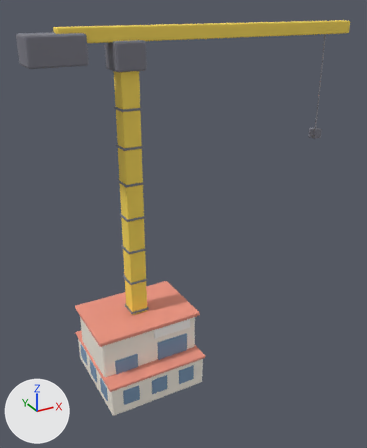
The glTF model public/models/site-kit.glb as it was, and as the next commit left it.
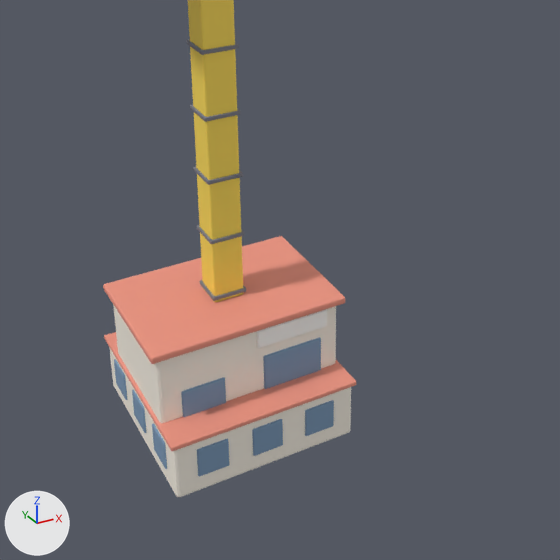
Old and new are each drawn whole from a 50 mm lens placed at (-5.11, -12.26, 10.93), pointed at (1.71, 0.15, 4.73) and again close up on the part from 6% to 85% of the width and 36% to 100% of the height. Lighting does not change. The marker at lower left points along +X, +Y and +Z. The older version's two pictures come first. Where no turn or scale is listed for an object, it has been applied to the vertices.

The first close-up shows 'crane', 'floor_module', 'site_office'.
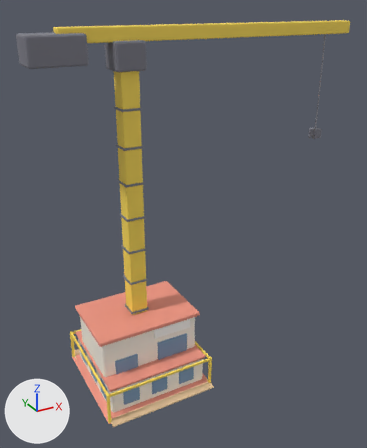
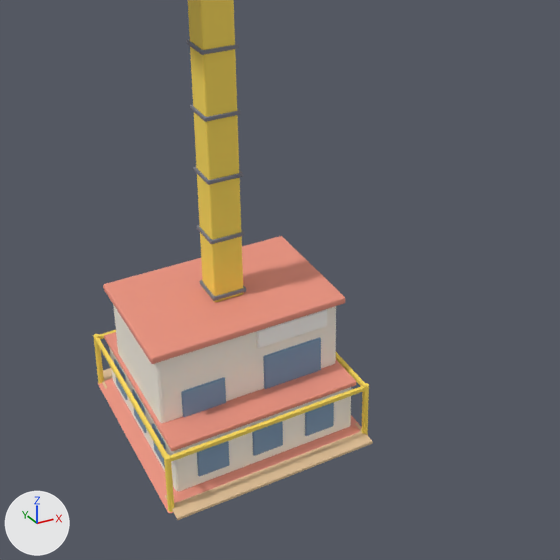
What differs and where, as boxes [x1, y1, x2, y2] in the close-ups (560 x 560 px):
'scaffold_module', added: after [93, 330, 373, 520]
    faces in mat_wood (beige #e5c499): [97, 368, 373, 520]
    faces in mat_steel (yellow #fddd59): [93, 330, 369, 512]
'roof', added: after [98, 378, 368, 513]

Diff of the bpy script that builds the scene:
```diff
--- a/public/models/site-kit.glb.py
+++ b/public/models/site-kit.glb.py
@@ me_scaffold_module @@
+me_scaffold_module.from_pydata(...)  # 208 vertices, 376 faces; spans x -1.7..1.7, y -1.9..1.9, z -0.5..0.5
+# faces by material slot: [160, 216]
+me_scaffold_module.materials.append(mat_steel)  # yellow #fddd59
+me_scaffold_module.materials.append(mat_wood)  # beige #e5c499
@@ me_roof @@
+me_roof.from_pydata(...)  # 93 vertices, 178 faces; spans x -1.71..1.71, y -1.71..1.71, z -0.55..0.55
+# faces by material slot: [70, 108]
+me_roof.materials.append(mat_roof)  # pink #ed9581
+me_roof.materials.append(mat_wall)  # white #faf3e7
@@ ob_scaffold_module @@
+ob_scaffold_module = bpy.data.objects.new('scaffold_module', me_scaffold_module)
+ob_scaffold_module.location = (0.0, 0.0, 0.5)
@@ ob_roof @@
+ob_roof = bpy.data.objects.new('roof', me_roof)
+ob_roof.location = (0.0, 0.0, 0.55)
```
